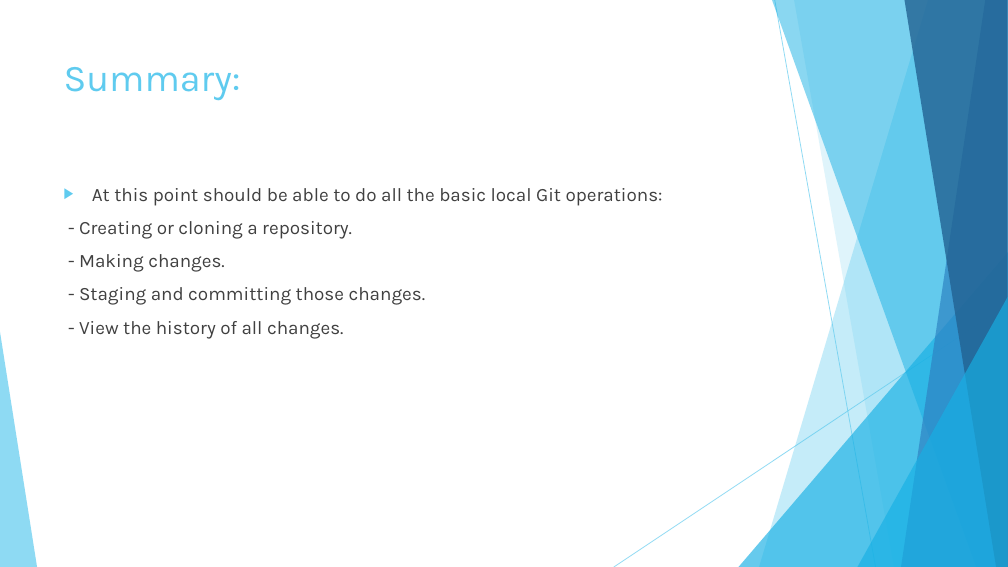
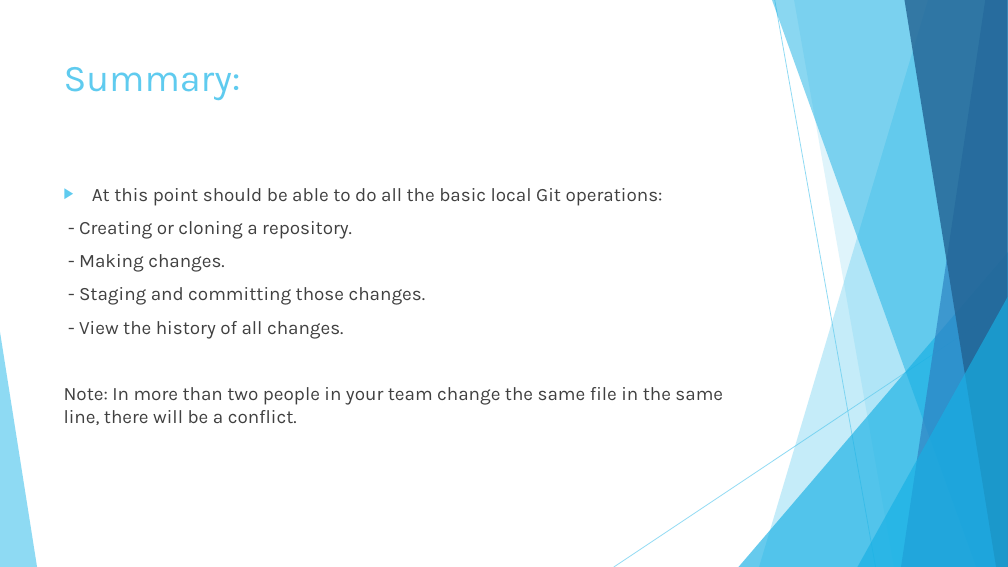
Before and after one commit to ComputerScience-Gang/Game-Project-Room-1-2018-2019, a slide deck: slide 62 of Lessons/Git User Manual.pptx. Drawn at 1008x567 pixels with LibreOffice and Linux fonts; fonts in the diff are those of the drawing. Boxes give left, top, right and bottom in pixels: in the first picture for what was removed or moved away, otherwise in the second. Text is boxed around its words. In the diff, an @@ line names an element or a change of style, - is before the commit and + after.

Commit message:
Add all the command require to operate Git in Git_Commands.txt, it could be found in Kid Help Line

```diff
--- a/Lessons/Git User Manual.pptx
+++ b/Lessons/Git User Manual.pptx
@@ text at (64,387,723,425): paragraph added @@
+Note: In more than two people in your team change the same file in the same line, there will be a conflict.
```
Also in this commit, not shown: 3 other slides changed, 1 other file.
